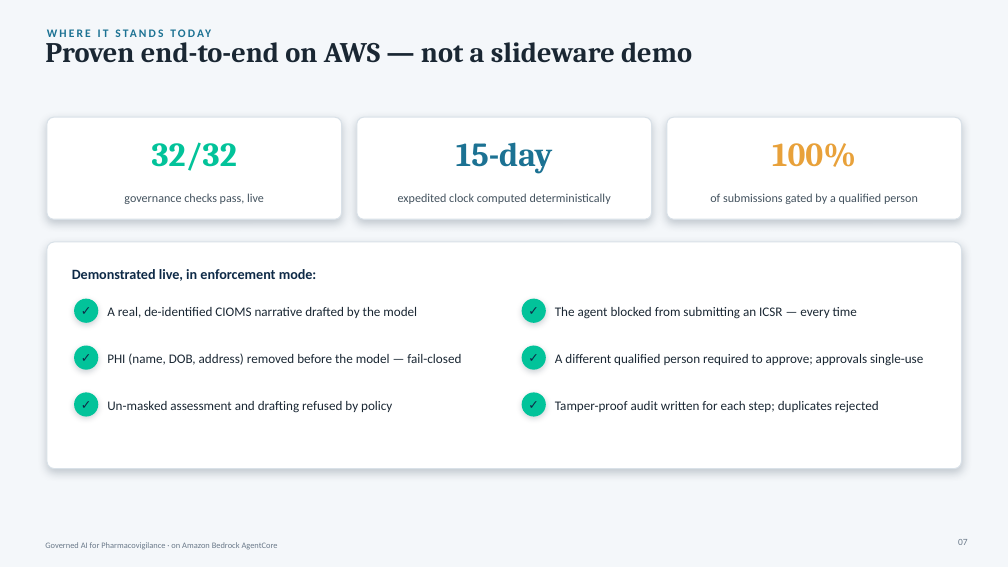
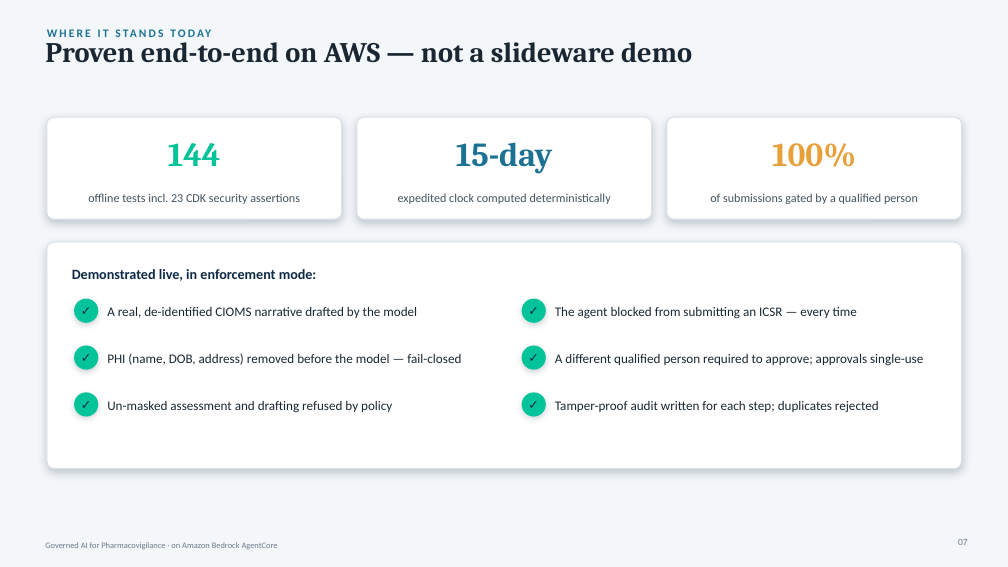
Before and after one commit to virtualryder/pharmacovigilance_agent, a slide deck: slide 7 of docs/PV-AgentCore-Customer.pptx. Drawn at 1008x567 pixels with LibreOffice and Linux fonts; fonts in the diff are those of the drawing. Boxes give left, top, right and bottom in pixels: in the first picture for what was removed or moved away, otherwise in the second. Text is boxed around its words. In the diff, an @@ line names an element or a change of style, - is before the commit and + after.

```diff
--- a/docs/PV-AgentCore-Customer.pptx
+++ b/docs/PV-AgentCore-Customer.pptx
@@ text at box(168, 143, 221, 166): text changed @@
-32/32
+144
@@ text at box(88, 193, 300, 204): text changed @@
-governance checks pass, live
+offline tests incl. 23 CDK security assertions
```
Also in this commit, not shown: 1 other slide changed, 9 other files.
